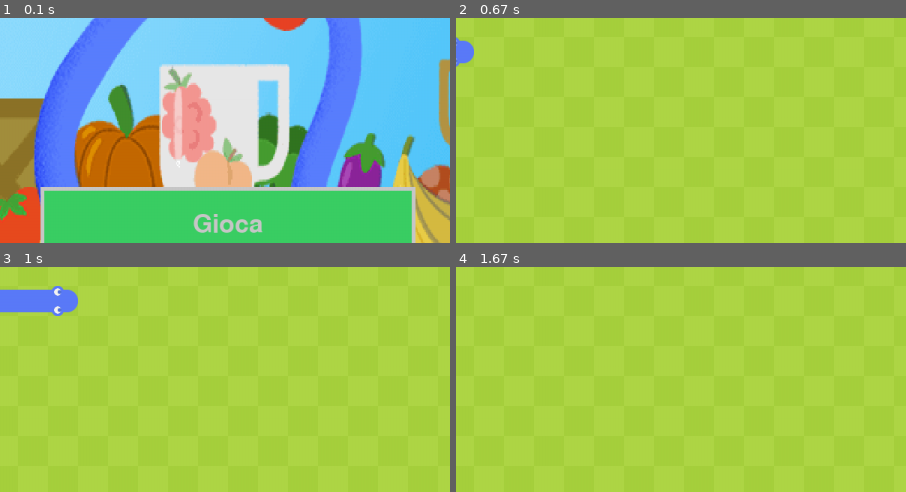
Above: before the commit, frames 1-4 (two rows, left to right).
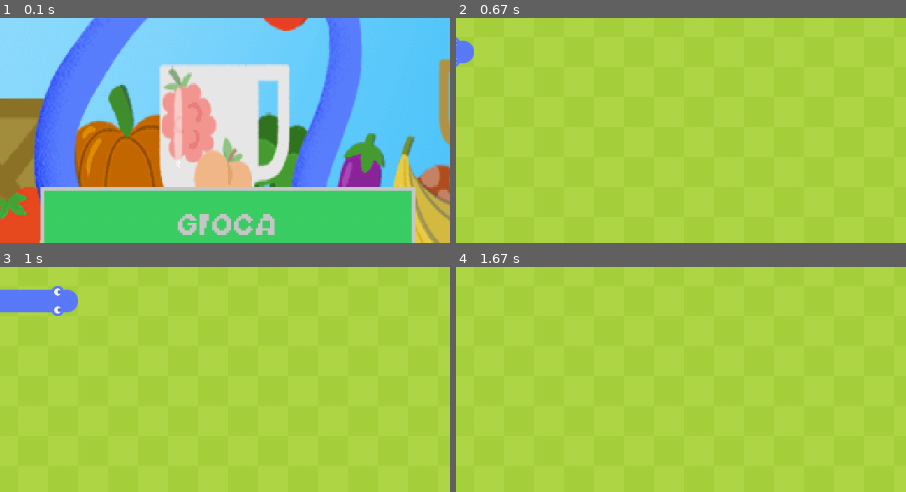
Above: after the commit, the same moments.

Repository: Chiarasenu/PYGAME-GIOCO-3P
Game: pygame game, started from gioco/gioco_snake.py
Same seed, same stepped clock (60 frames per second), same inputs: the game is played once before the commit and once after it.
Inputs (mouse positions are % of the whole screen's width and height, from its top left):
- Up to frame 1 (0.1 s): no input
- Up to frame 2 (0.67 s): click (50, 75) at 0.38 s
- Up to frame 3 (1 s): no input
- Up to frame 4 (1.67 s): hold W 1.17-1.63 s
The pictures show only the part of the screen within x 25-75%, y 29-79%; the shares and areas given below are measured in that part.

The runs differ from the first frame. In frame 1, 1.3% of the frame differs, in the area x 39-62%, y 87-97%; in frame 2, nothing differs; in frame 3, nothing differs; in frame 4, nothing differs.

Commit message:
creazione bottone quit

Diff:
--- a/gioco/bottone.py
+++ b/gioco/bottone.py
@@ -16,7 +16,7 @@
         self.image = pygame.Surface(size)
         self.rect = pygame.Rect(pos[0], pos[1], size[0], size[1])
 
-        self.font = pygame.font.Font(None, 50)
+        self.font = pygame.font.Font("Gioco/Font/font.ttf", 50)
 
 
     def draw(self):
--- a/gioco/gioco_snake.py
+++ b/gioco/gioco_snake.py
@@ -28,23 +28,27 @@
 sfondo_menu = pygame.transform.scale(sfondo_menu, (1200, 600))
 AZZURRO = (54, 204, 227)
 
+# Suoni
+suono_mangia = pygame.mixer.Sound("Gioco/MusicaSuoni/crunch.wav")
+musica = pygame.mixer.Sound("Gioco/MusicaSuoni/pixelated-dreams-206019.mp3")
+
 # bottone singleplayer
 bottone_play = Bottone(screen,
-                         [350, 400],  # pos
-                         [500, 100],  # size
-                         "Gioca")
+                        [350, 400],  # pos
+                        [500, 100],  # size
+                        "gioca")
 
-# bottone singleplayer
+# bottone reset
 bottone_reset = Bottone(screen,
-                         [350, 400],  # pos
-                         [500, 100],  # size
-                         "Reset")
+                        [100, 400],  # pos
+                        [450, 100],  # size
+                        "reset")
 
-# bottone multiplayer
-# bottone_multi = Bottone(screen,
-#                         [650, 300],  # pos
-#                         [450, 100],  # size
-#                         "Multiplayer")
+# bottone reset
+bottone_quit = Bottone(screen,
+                        [100, 400],  # pos
+                        [450, 100],  # size
+                        "quit")
 
 SCREEN_UPDATE = pygame.USEREVENT
 pygame.time.set_timer(SCREEN_UPDATE, 150)
@@ -76,6 +80,7 @@
     if frutta.pos == snake_blu.corpo[0]:
         frutta.randomizza()
         snake_blu.aggiugi_blocco()
+        suono_mangia.play()
 
     for blocco in snake_blu.corpo[1:]:
         if blocco == frutta.pos:
@@ -105,12 +110,12 @@
         if key[K_a] and snake_blu.direzione != Vector2(1, 0):
             snake_blu.direzione = Vector2(-1, 0)
 
-        if not 0 <= snake_blu.corpo[0].x < numero_celle or not 0 <= snake_blu.corpo[0].y < numero_celle:
+        if not 0 <= snake_blu.corpo[0].x < numero_celle or not 0 <= snake_blu.corpo[0].y < numero_celle / 2:
             game_over()
         for blocco in snake_blu.corpo[1:]:
             if blocco == snake_blu.corpo[0]:
                 game_over()
-
+        musica.play(-1)
         screen.fill((175, 215, 70))
         draw()
         pygame.display.update()
@@ -128,8 +133,12 @@
                 if bottone_reset.rect.collidepoint(pos):
                     bottone_reset.toggle()
                     screen.blit(schermo_gioco, (0, 0))
+            elif event.type == pygame.MOUSEBUTTONDOWN:
+                if bottone_quit.rect.collidepoint(pos):
+                    bottone_quit.toggle()
+                    pygame.quit()
+                    exit()
 
-                    singleplayer()
 
         # cambio colore se passo sopra i tasti singleplayer e multiplayer
         pos = pygame.mouse.get_pos()
@@ -138,7 +147,7 @@
         else:
             bottone_reset.base()
         bottone_reset.draw()
-
+        musica.play(-1)
         pygame.display.update()
         clock.tick(FPS)
 
